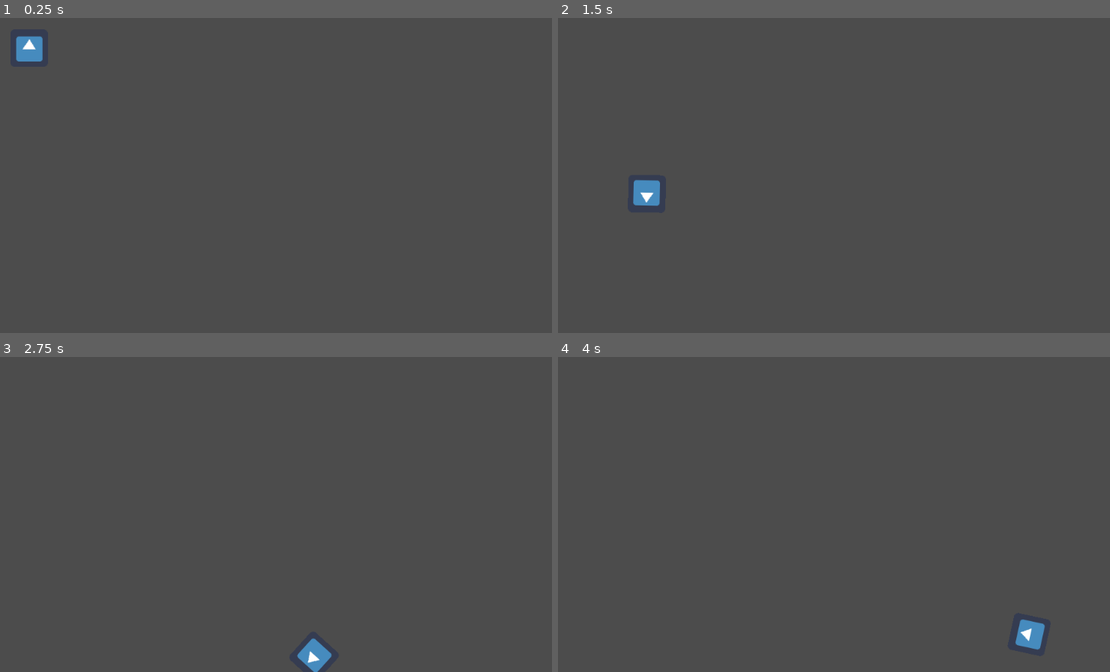
Above: before the commit, frames 1-4 (two rows, left to right).
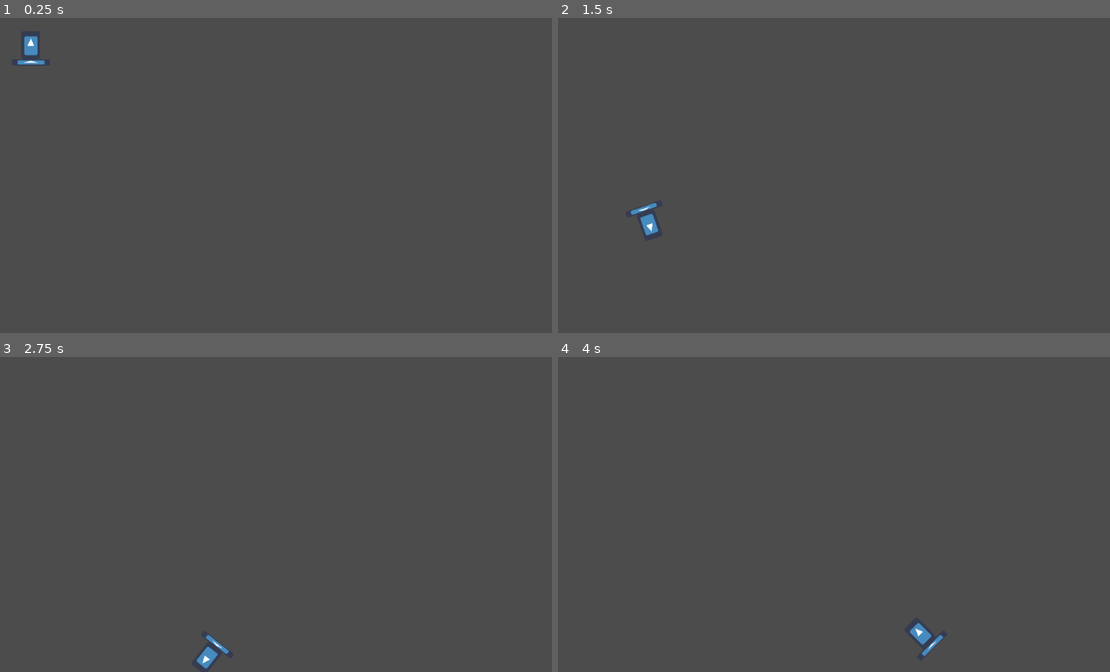
Above: after the commit, the same moments.

Repository: pattlebass/istunt-3
Game: Godot game, scene res://game.tscn
Two runs of this game, one before a commit and one after it. Both use one fixed random seed, a clock stepped at 60 frames per second and the inputs below. The engine's default icon, where the game draws it, is replaced by a stand-in: a white triangle on a blue panel in a dark square.
Inputs:
- Up to frame 1 (0.25 s): no input
- Up to frame 2 (1.5 s): hold D (right) 0.53-1.28 s; hold A (left) from 1.28 s (still down)
- Up to frame 3 (2.75 s): release A (left) at 2.03 s; hold D (right) from 2.03 s (still down)
- Up to frame 4 (4 s): release D (right) at 3.53 s; hold A (left) from 3.53 s (still down)

The runs differ from the first frame. In frame 1, 0.3% of the frame differs, in the area x 2-9%, y 5-15%; in frame 2, 0.6%; in frame 3, 0.6%; in frame 4, 0.6%, in the area x 63-89%, y 83-95%.

Commit message:
Add files

Diff:
--- a/iStunt 3/assets/player/player.gd
+++ b/iStunt 3/assets/player/player.gd
@@ -3,8 +3,9 @@
 var turning_speed = 5
 
 func _physics_process(delta):
-	if Input.is_action_pressed("left"):
-		angular_velocity = lerp(angular_velocity, -turning_speed, delta * 20)
-	if Input.is_action_pressed("right"):
-		angular_velocity = lerp(angular_velocity, turning_speed, delta * 20)
-	print(angular_velocity)
+	for ray in $rays.get_children():
+		if !ray.is_colliding():
+			if Input.is_action_pressed("left"):
+				angular_velocity = lerp(angular_velocity, -turning_speed, delta * 20)
+			if Input.is_action_pressed("right"):
+				angular_velocity = lerp(angular_velocity, turning_speed, delta * 20)
--- a/iStunt 3/game.tscn
+++ b/iStunt 3/game.tscn
@@ -3,31 +3,51 @@
 [ext_resource path="res://icon.png" type="Texture" id=1]
 [ext_resource path="res://assets/player/player.gd" type="Script" id=2]
 
-[sub_resource type="PhysicsMaterial" id=3]
+[sub_resource type="PhysicsMaterial" id=1]
 friction = 0.1
 
-[sub_resource type="CapsuleShape2D" id=1]
+[sub_resource type="CapsuleShape2D" id=2]
 radius = 5.25601
 height = 56.136
 
-[sub_resource type="RectangleShape2D" id=2]
+[sub_resource type="RectangleShape2D" id=3]
 extents = Vector2( 546.175, 10 )
 
 [node name="game" type="Node2D"]
 
 [node name="player" type="RigidBody2D" parent="."]
 position = Vector2( 131.579, 101.717 )
-physics_material_override = SubResource( 3 )
-gravity_scale = 4.0
+physics_material_override = SubResource( 1 )
+gravity_scale = 3.0
+applied_force = Vector2( 100, 0 )
 script = ExtResource( 2 )
 
 [node name="Sprite" type="Sprite" parent="player"]
+position = Vector2( 0, -2.38392 )
+scale = Vector2( 0.5, 0.755221 )
+texture = ExtResource( 1 )
+
+[node name="board" type="Sprite" parent="player"]
+position = Vector2( -5.00679e-06, 27.0177 )
+scale = Vector2( 1.01933, 0.165803 )
 texture = ExtResource( 1 )
 
 [node name="CollisionShape2D" type="CollisionShape2D" parent="player"]
 position = Vector2( 0, 26.9696 )
 rotation = 1.5708
-shape = SubResource( 1 )
+shape = SubResource( 2 )
+
+[node name="rays" type="Node2D" parent="player"]
+
+[node name="RayCast2D" type="RayCast2D" parent="player/rays"]
+position = Vector2( -32.6184, 26.8744 )
+enabled = true
+cast_to = Vector2( 0, 10 )
+
+[node name="RayCast2D2" type="RayCast2D" parent="player/rays"]
+position = Vector2( 32.6184, 26.8744 )
+enabled = true
+cast_to = Vector2( 0, 10 )
 
 [node name="StaticBody2D" type="StaticBody2D" parent="."]
 position = Vector2( 505.263, 589.474 )
@@ -36,14 +56,4 @@
 }
 
 [node name="CollisionShape2D" type="CollisionShape2D" parent="StaticBody2D"]
-shape = SubResource( 2 )
-
-[node name="StaticBody2D2" type="StaticBody2D" parent="."]
-position = Vector2( 313.684, 412.632 )
-rotation = 0.523599
-__meta__ = {
-"_edit_group_": true
-}
-
-[node name="CollisionShape2D" type="CollisionShape2D" parent="StaticBody2D2"]
-shape = SubResource( 2 )
+shape = SubResource( 3 )
